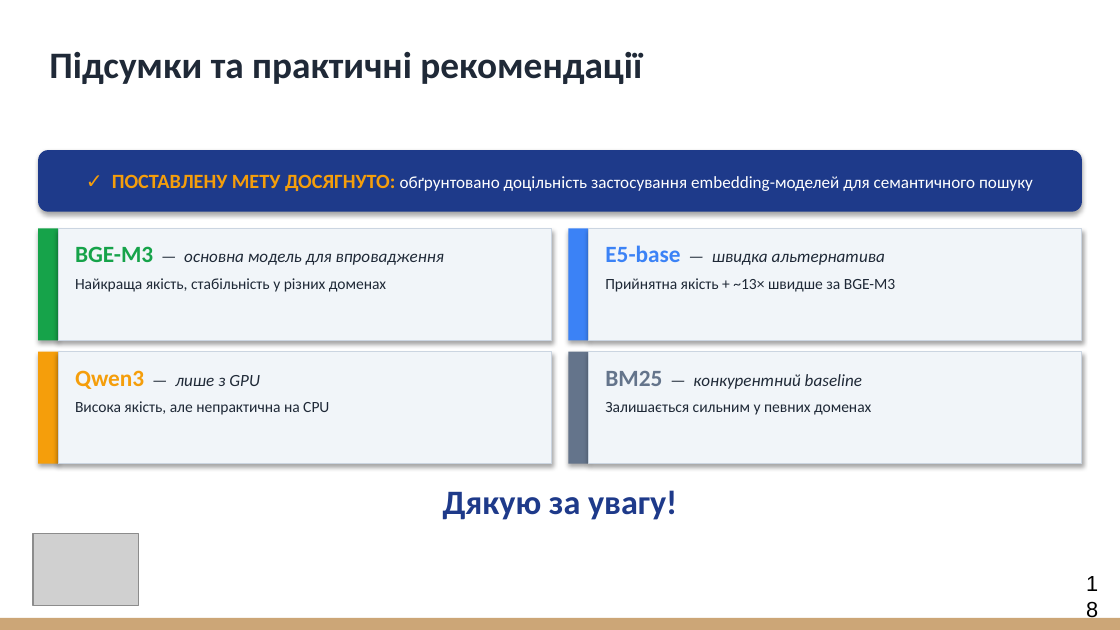
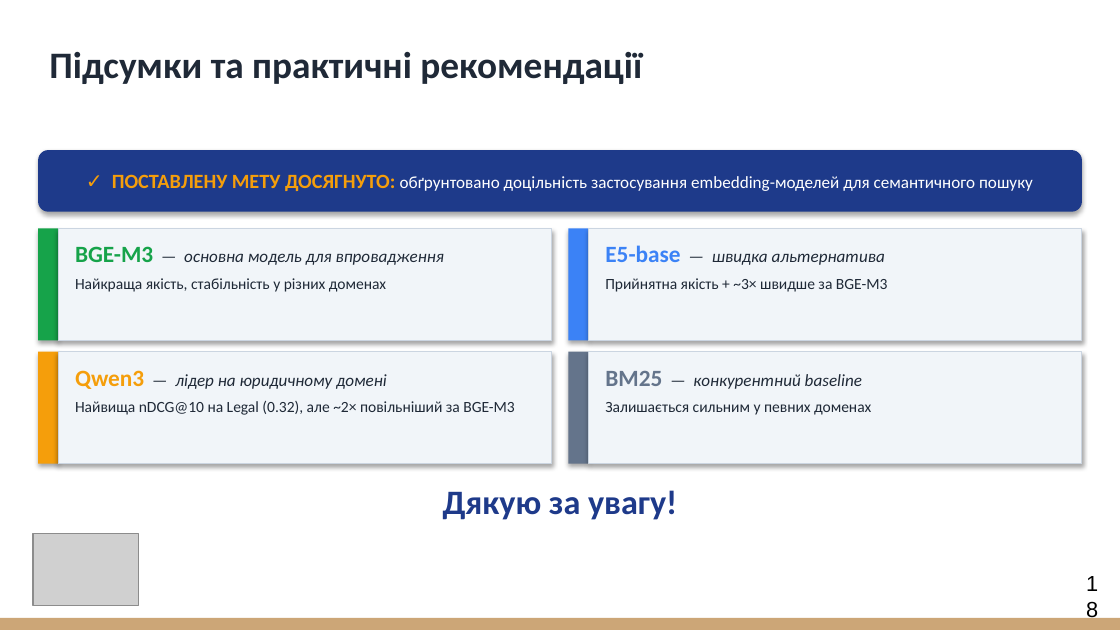
Before and after one commit to vitaliinnest/kb-semantic-search-benchmark, a slide deck: slide 18 of thesis/Nesterenko_Presentation.pptx. Drawn at 1120x630 pixels with LibreOffice and Linux fonts; fonts in the diff are those of the drawing; grey boxes stand for pictures. Boxes give left, top, right and bottom in pixels: in the first picture for what was removed or moved away, otherwise in the second. Text is boxed around its words. In the diff, an @@ line names an element or a change of style, - is before the commit and + after.

```diff
--- a/thesis/Nesterenko_Presentation.pptx
+++ b/thesis/Nesterenko_Presentation.pptx
@@ text in rectangle at bbox=[605, 278, 887, 292]: text changed @@
-Прийнятна якість + ~13× швидше за BGE-M3
+Прийнятна якість + ~3× швидше за BGE-M3
@@ text in rectangle at bbox=[75, 370, 514, 415]: text changed @@
-Qwen3 — лише з GPU
-Висока якість, але непрактична на CPU
+Qwen3 — лідер на юридичному домені
+Найвища nDCG@10 на Legal (0.32), але ~2× повільніший за BGE-M3
```
Also in this commit, not shown: 4 other slides changed, 3 other files.
